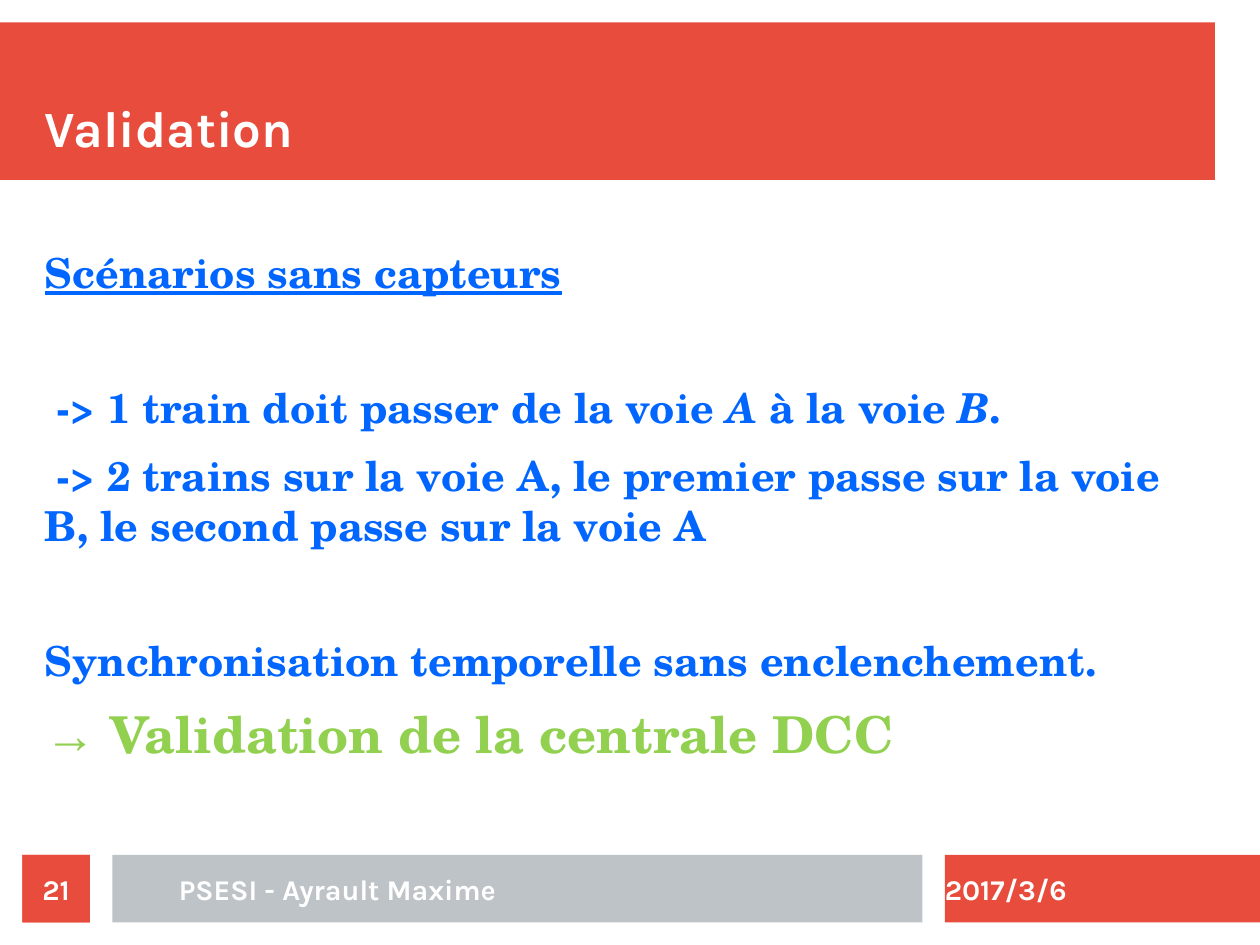
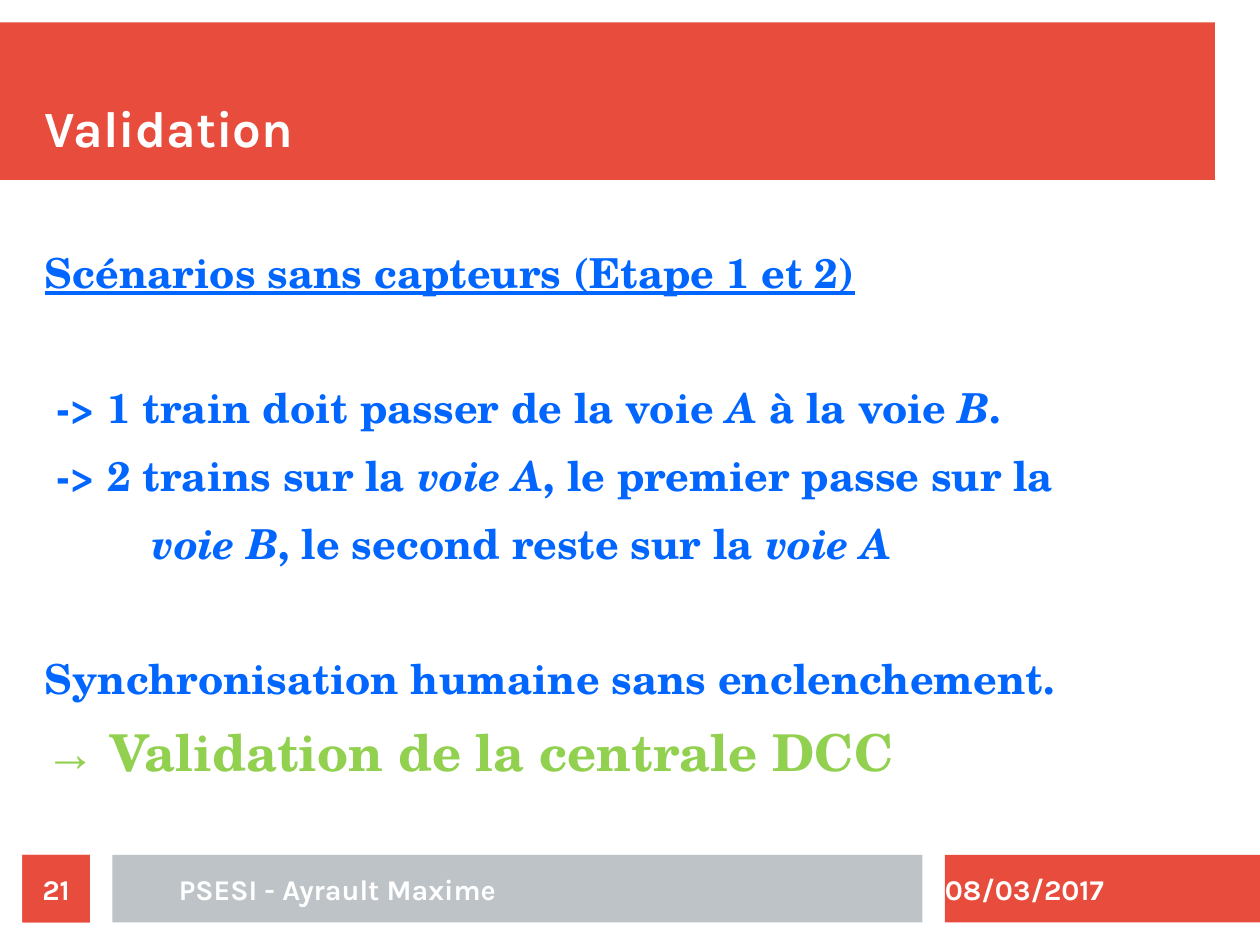
Before and after one commit to maximouth/CBI, a slide deck: slide 21 of Presentation/presentation.odp. Drawn at 1260x945 pixels with LibreOffice and Linux fonts; fonts in the diff are those of the drawing. Boxes give left, top, right and bottom in pixels: in the first picture for what was removed or moved away, otherwise in the second. Text is boxed around its words. In the diff, an @@ line names an element or a change of style, - is before the commit and + after.

```diff
--- a/Presentation/presentation.odp
+++ b/Presentation/presentation.odp
@@ text at bbox=[45, 257, 855, 297]: text changed @@
-Scénarios sans capteurs
+Scénarios sans capteurs (Etape 1 et 2)
@@ text at bbox=[45, 460, 1055, 703]: text changed @@
--> 2 trains sur la voie A, le premier passe sur la voie B, le second passe sur la voie A
-Synchronisation temporelle sans enclenchement.
+-> 2 trains sur la voie A, le premier passe sur la
+voie B, le second reste sur la voie A
+Synchronisation humaine sans enclenchement.
@@ text at bbox=[945, 878, 1104, 903]: text changed @@
-2017/3/6
+08/03/2017
```
Also in this commit, not shown: 22 other slides changed, 2 slides added.
